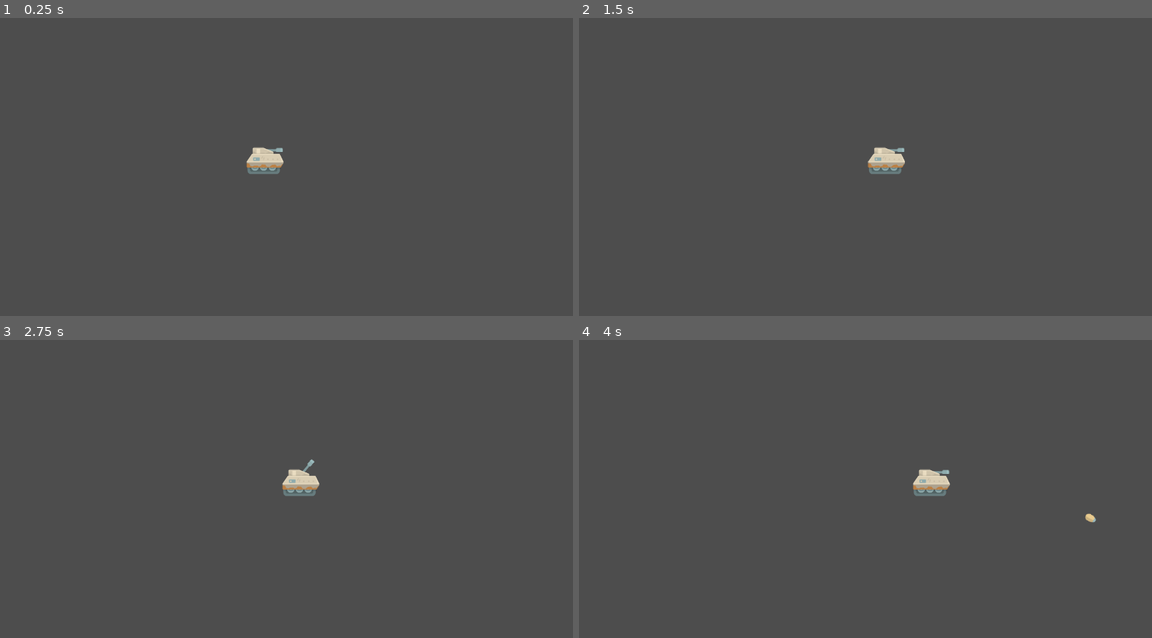
Above: before the commit, frames 1-4 (two rows, left to right).
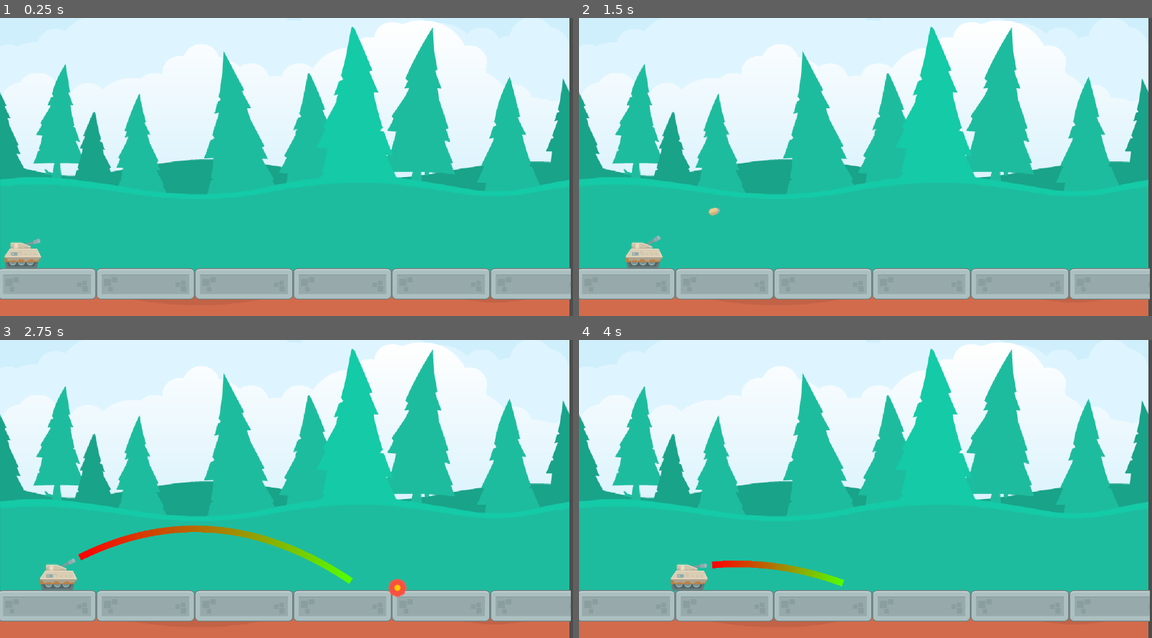
Above: after the commit, the same moments.

Repository: rteijeiro/Godot-Prototypes
Game: Godot game, scene res://side_tanks/side_tanks.tscn
The game is run twice, just before and just after one commit, with the same random seed, the same clock (stepped at 60 frames per second) and the same inputs. The project has no main scene, so this scene is started directly.
Inputs (mouse positions are in pixels of both pictures, inside the frame that each line leads up to):
- Up to frame 1 (0.25 s): no input
- Up to frame 2 (1.5 s): tap Enter at 0.5 s; move the mouse to (991, 152) at 0.52 s; press the mouse at (991, 152) at 0.53 s; hold Right (move_right) from 0.53 s (still down); tap Up (move_up) at 0.77 s; tap Space (shoot) at 0.8, 1.35 s; move the mouse to (750, 181) at 1.27 s; release the mouse at (750, 181) at 1.28 s
- Up to frame 3 (2.75 s): tap Up (move_up) at 1.52 s; click (171, 503) at 1.55 s; move the mouse to (343, 423) at 2.02 s; release Right (move_right) at 2.03 s; press the mouse at (343, 423) at 2.03 s; hold Left (move_left) from 2.03 s (still down); tap Space (shoot) at 2.3 s
- Up to frame 4 (4 s): move the mouse to (836, 548) at 2.77 s; release Left (move_left) at 2.78 s; release the mouse at (836, 548) at 2.78 s; hold Right (move_right) from 2.78 s (still down); tap Space (shoot) at 2.85, 3.8 s; tap Up (move_up) at 3.02, 3.77 s; click (836, 548) at 3.05 s; move the mouse to (1037, 533) at 3.52 s; press the mouse at (1037, 533) at 3.53 s

The runs differ from the first frame. In frame 1, 99% of the frame differs, in the area x 0-100%, y 0-100%; in frame 2, 99%; in frame 3, 99%; in frame 4, 99%.

Commit message:
Adds aiming and explosions to Side Tanks game.

Diff:
--- a/side_tanks/side_tanks.tscn
+++ b/side_tanks/side_tanks.tscn
@@ -1,8 +1,33 @@
-[gd_scene load_steps=2 format=3 uid="uid://cg6ahdqitm4mo"]
+[gd_scene load_steps=5 format=3 uid="uid://cg6ahdqitm4mo"]
 
 [ext_resource type="PackedScene" uid="uid://c1ktfwo8sxppu" path="res://side_tanks/tank/tank.tscn" id="1_4nq3n"]
+[ext_resource type="Texture2D" uid="uid://rlfwdbxosr5u" path="res://side_tanks/resources/backgroundColorForest.png" id="1_wo4b5"]
+[ext_resource type="Texture2D" uid="uid://br8oaxfjvn6pf" path="res://side_tanks/resources/elementStone013.png" id="2_0mxwq"]
+
+[sub_resource type="RectangleShape2D" id="RectangleShape2D_muf3k"]
+size = Vector2(1282, 68)
 
 [node name="SideTanks" type="Node2D"]
 
+[node name="Background" type="Sprite2D" parent="."]
+texture_filter = 1
+position = Vector2(0, -424)
+scale = Vector2(1.24219, 1.24219)
+texture = ExtResource("1_wo4b5")
+centered = false
+
+[node name="Floor" type="StaticBody2D" parent="."]
+position = Vector2(635, 595)
+
+[node name="Sprite2D" type="Sprite2D" parent="Floor"]
+texture_filter = 1
+texture_repeat = 2
+texture = ExtResource("2_0mxwq")
+region_enabled = true
+region_rect = Rect2(0, 0, 1280, 70)
+
+[node name="CollisionShape2D" type="CollisionShape2D" parent="Floor"]
+shape = SubResource("RectangleShape2D_muf3k")
+
 [node name="Tank" parent="." instance=ExtResource("1_4nq3n")]
-position = Vector2(592, 334)
+position = Vector2(51, 546)
--- a/side_tanks/tank/bullet.gd
+++ b/side_tanks/tank/bullet.gd
@@ -1,22 +1,36 @@
 extends Area2D
 
 @onready var _visible_on_screen_notifier_2d: VisibleOnScreenNotifier2D = $VisibleOnScreenNotifier2D
+@onready var _animated_sprite_2d: AnimatedSprite2D = $AnimatedSprite2D
 
 var direction := Vector2.ZERO
 var velocity := Vector2(350, 0)
-var speed := 800
+var speed
+var bullet_gravity = 980
 
 func _ready() -> void:
+	_animated_sprite_2d.hide()
 	_visible_on_screen_notifier_2d.screen_exited.connect(func() -> void:
-		queue_free()
+		pass
+		#queue_free()
 	)
 	body_entered.connect(func(body: Node2D) -> void:
-		queue_free()
+		_explode()
 	)
 
 	velocity = direction.normalized() * speed
 
 func _physics_process(delta: float) -> void:
-	velocity.y += gravity * delta
+	velocity.y += bullet_gravity * delta
 	position += velocity * delta
 	rotation = velocity.angle()
+
+func _explode() -> void:
+	$Sprite2D.hide()
+	velocity = Vector2.ZERO
+	bullet_gravity = 0
+	_animated_sprite_2d.show()
+	_animated_sprite_2d.play("default")
+	_animated_sprite_2d.animation_finished.connect(func() -> void:
+		queue_free()
+	)
--- a/side_tanks/tank/bullet.tscn
+++ b/side_tanks/tank/bullet.tscn
@@ -1,11 +1,31 @@
-[gd_scene load_steps=4 format=3 uid="uid://yvm4q3ivri73"]
+[gd_scene load_steps=8 format=3 uid="uid://yvm4q3ivri73"]
 
 [ext_resource type="Script" path="res://side_tanks/tank/bullet.gd" id="1_7iufr"]
 [ext_resource type="Texture2D" uid="uid://dvqcuejnvlty2" path="res://side_tanks/resources/tank/tank_bullet6.png" id="1_scs66"]
+[ext_resource type="Texture2D" uid="uid://dpc3rueyxt5te" path="res://side_tanks/resources/tank/explosion/tank_explosion2.png" id="3_hrb83"]
+[ext_resource type="Texture2D" uid="uid://c7pkryxllt501" path="res://side_tanks/resources/tank/explosion/tank_explosion3.png" id="4_18kcd"]
+[ext_resource type="Texture2D" uid="uid://cou504cltsnxf" path="res://side_tanks/resources/tank/explosion/tank_explosion4.png" id="5_ccns6"]
 
 [sub_resource type="CapsuleShape2D" id="CapsuleShape2D_7iufr"]
 radius = 8.0
 height = 26.0
+
+[sub_resource type="SpriteFrames" id="SpriteFrames_qfu1n"]
+animations = [{
+"frames": [{
+"duration": 1.0,
+"texture": ExtResource("3_hrb83")
+}, {
+"duration": 1.0,
+"texture": ExtResource("4_18kcd")
+}, {
+"duration": 1.0,
+"texture": ExtResource("5_ccns6")
+}],
+"loop": false,
+"name": &"default",
+"speed": 10.0
+}]
 
 [node name="Bullet" type="Area2D"]
 script = ExtResource("1_7iufr")
@@ -18,3 +38,6 @@
 shape = SubResource("CapsuleShape2D_7iufr")
 
 [node name="VisibleOnScreenNotifier2D" type="VisibleOnScreenNotifier2D" parent="."]
+
+[node name="AnimatedSprite2D" type="AnimatedSprite2D" parent="."]
+sprite_frames = SubResource("SpriteFrames_qfu1n")
--- a/side_tanks/tank/tank.gd
+++ b/side_tanks/tank/tank.gd
@@ -1,15 +1,16 @@
 extends CharacterBody2D
 
-var _crosshair = preload("res://side_tanks/resources/tank/crosshair184.png")
 var Bullet = preload("res://side_tanks/tank/bullet.tscn")
 
 @onready var _turret: Node2D = $Turret
 @onready var _muzzle: Marker2D = $Turret/Muzzle
+@onready var _line_2d: Line2D = $Line2D
 
-const SPEED = 100.0
+const SPEED := 100.0
+var max_points := 250
+var bullet_speed := 800
+var can_shoot := false
 
-func _ready() -> void:
-	Input.set_custom_mouse_cursor(_crosshair)
 
 func _physics_process(delta: float) -> void:
 	# Get the input direction and handle the movement/deceleration.
@@ -24,21 +25,39 @@
 
 	# Turret rotation.
 	var mouse_position := get_global_mouse_position()
-	var direction_to_mouse := _turret.global_position.direction_to(mouse_position)
+	var direction_to_mouse := _muzzle.global_position.direction_to(mouse_position)
 	var angle_to_mouse := direction_to_mouse.angle()
 	angle_to_mouse = clamp(angle_to_mouse, -PI/2, 0.0)
 	_turret.rotation = angle_to_mouse
 
+	# Aim and shoot.
+	if Input.is_action_pressed("click"):
+		can_shoot = true
+		_line_2d.show()
+		update_trajectory(delta)
 
-func _unhandled_input(event: InputEvent) -> void:
-	if event is InputEventMouseButton:
-		if event.button_index == MOUSE_BUTTON_LEFT and event.pressed:
+	if Input.is_action_just_released("click"):
+		if can_shoot:
+			can_shoot = false
+			_line_2d.hide()
 			_shoot()
-
 
 func _shoot() -> void:
 	var bullet:Area2D = Bullet.instantiate()
 	bullet.position = _muzzle.global_position
 	bullet.rotation = _turret.rotation
 	bullet.direction = _turret.global_position.direction_to(_muzzle.global_position)
+	bullet.speed = bullet_speed
 	get_tree().root.add_child(bullet)
+
+
+func update_trajectory(delta):
+	_line_2d.clear_points()
+	var target_position = to_local(_muzzle.global_position)
+	var target_velocity = _muzzle.global_transform.x * bullet_speed
+	for i in max_points:
+		_line_2d.add_point(target_position)
+		target_velocity.y += get_gravity().y * delta
+		target_position += target_velocity * delta
+		if target_position.y > 0:
+			break
--- a/side_tanks/tank/tank.tscn
+++ b/side_tanks/tank/tank.tscn
@@ -8,6 +8,9 @@
 [sub_resource type="CapsuleShape2D" id="CapsuleShape2D_hwl2k"]
 radius = 29.0
 height = 84.0
+
+[sub_resource type="Gradient" id="Gradient_spncm"]
+colors = PackedColorArray(1, 0, 0, 1, 0.329412, 1, 0, 1)
 
 [node name="Tank" type="CharacterBody2D"]
 script = ExtResource("1_spncm")
@@ -21,7 +24,7 @@
 offset = Vector2(1, 0)
 
 [node name="Muzzle" type="Marker2D" parent="Turret"]
-position = Vector2(36, 0)
+position = Vector2(47, 0)
 
 [node name="Tracks" type="Sprite2D" parent="."]
 texture_filter = 1
@@ -37,3 +40,8 @@
 position = Vector2(0, -14)
 rotation = 1.5708
 shape = SubResource("CapsuleShape2D_hwl2k")
+
+[node name="Line2D" type="Line2D" parent="."]
+width = 15.0
+gradient = SubResource("Gradient_spncm")
+joint_mode = 2
Binary file added: side_tanks/resources/backgroundColorForest.png
Not shown, changed: side_tanks/resources/backgroundColorForest.png.import
Binary file added: side_tanks/resources/elementStone013.png
Not shown, added: side_tanks/resources/elementStone013.png.import
Binary file removed: side_tanks/resources/tank/crosshair184.png
Binary file added: side_tanks/resources/tank/explosion/tank_explosion2.png
Not shown, added: side_tanks/resources/tank/explosion/tank_explosion2.png.import
Binary file added: side_tanks/resources/tank/explosion/tank_explosion3.png
Not shown, added: side_tanks/resources/tank/explosion/tank_explosion3.png.import
Binary file added: side_tanks/resources/tank/explosion/tank_explosion4.png
Not shown, added: side_tanks/resources/tank/explosion/tank_explosion4.png.import
Not shown: 1 places in side_tanks/tank/tank.tscn that only renumber resources
